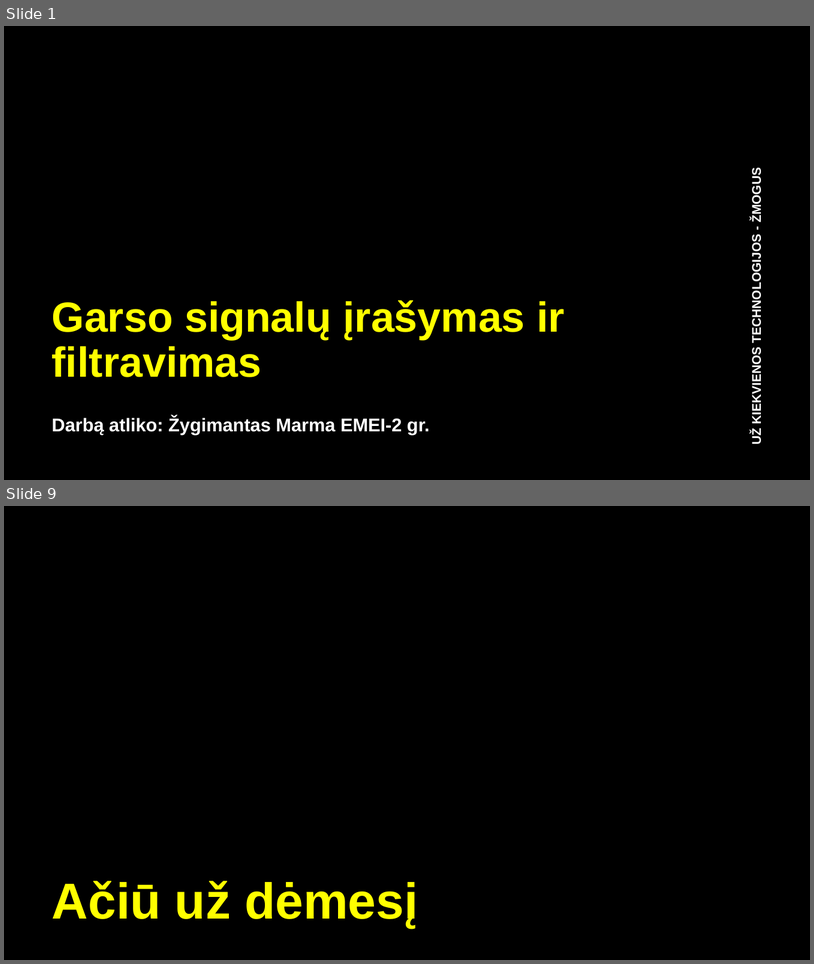
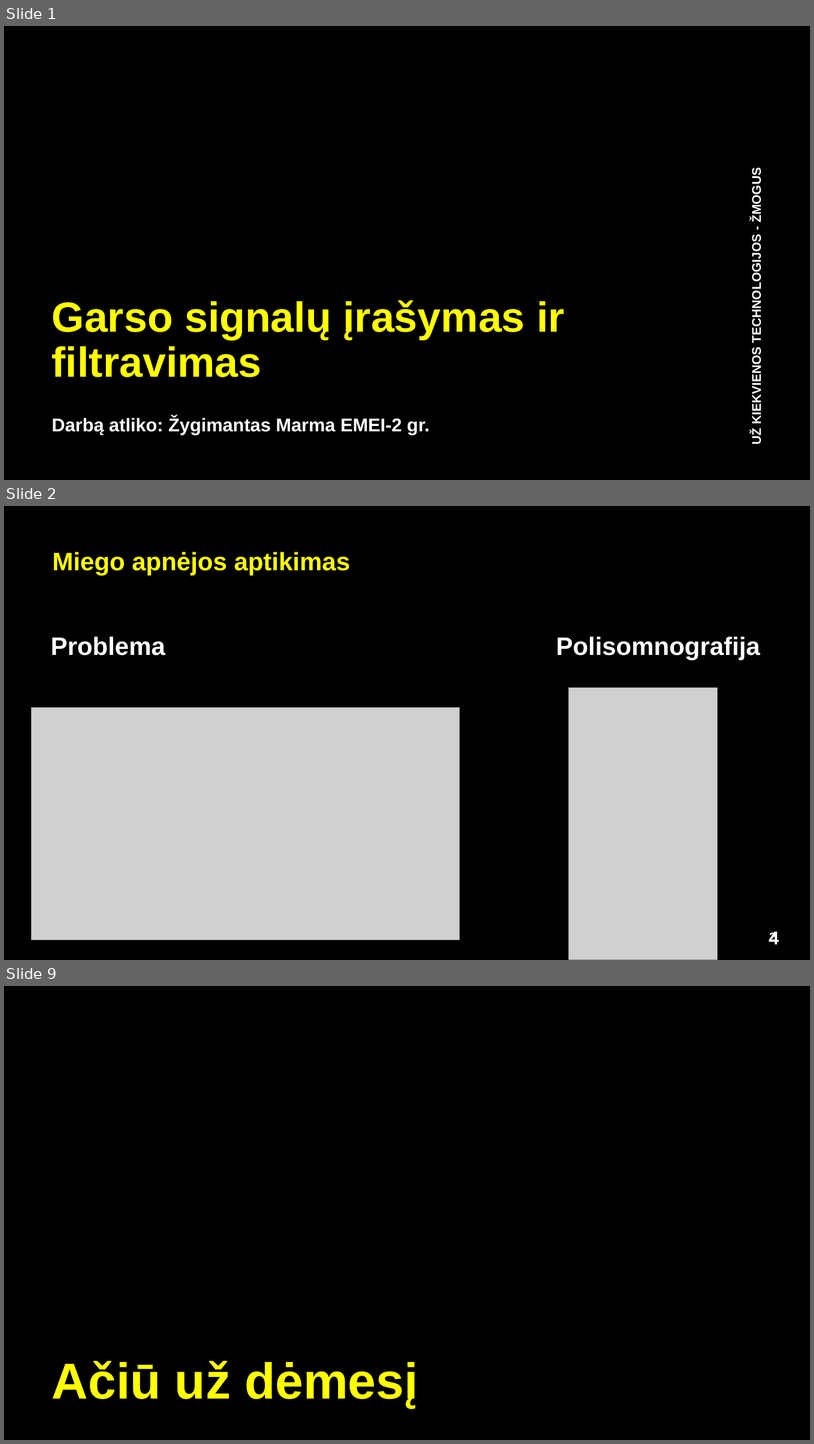
Before and after one commit to IamAidas/sem11-DSP, a slide deck: individualProject/audioProjectDsp_EEF.pptx. Shown one above the other, each under a label of ours: slides 1 and 9 before the commit, slides 1, 2 and 9 after it; the slides between them are not shown. The pictures are 814x964 and 814x1444 pixels, drawn with LibreOffice and Linux fonts; fonts in the diff are those of the drawing; grey boxes stand for pictures; background and template pictures are left out. Boxes give left, top, right and bottom in pixels: in the first picture for what was removed or moved away, otherwise in the second. Text is boxed around its words. In the diff, an @@ line names an element or a change of style, - is before the commit and + after.

```diff
--- a/individualProject/audioProjectDsp_EEF.pptx
+++ b/individualProject/audioProjectDsp_EEF.pptx
@@ slide 2 added at [4, 506, 810, 960], background #000000 @@
@@ text added at [53, 552, 351, 575], 30 pt, text #FFFF00, bold @@
+Miego apnėjos aptikimas
@@ text added at [51, 636, 165, 655], 30 pt, text #FFFFFF, bold @@
+Problema
@@ text added at [557, 636, 761, 660], 30 pt, text #FFFFFF, bold @@
+Polisomnografija
@@ picture added at [569, 687, 718, 960] @@
@@ picture added at [31, 708, 460, 940] @@
@@ text added at [769, 931, 779, 944], 22 pt, text #FFFFFF, bold @@
+4
@@ page number added at [770, 931, 776, 943], 14 pt, text #FFFFFF, bold @@
+2
```
Also in this commit, not shown: 2 slides changed, 4 other slides added, 5 slides removed, 1 other file.
